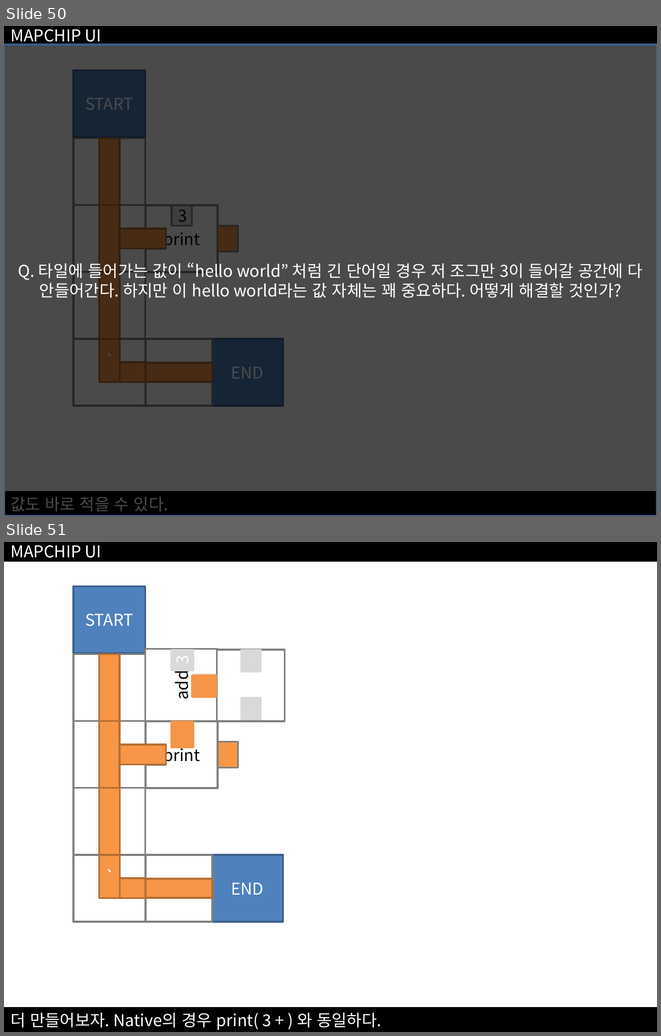
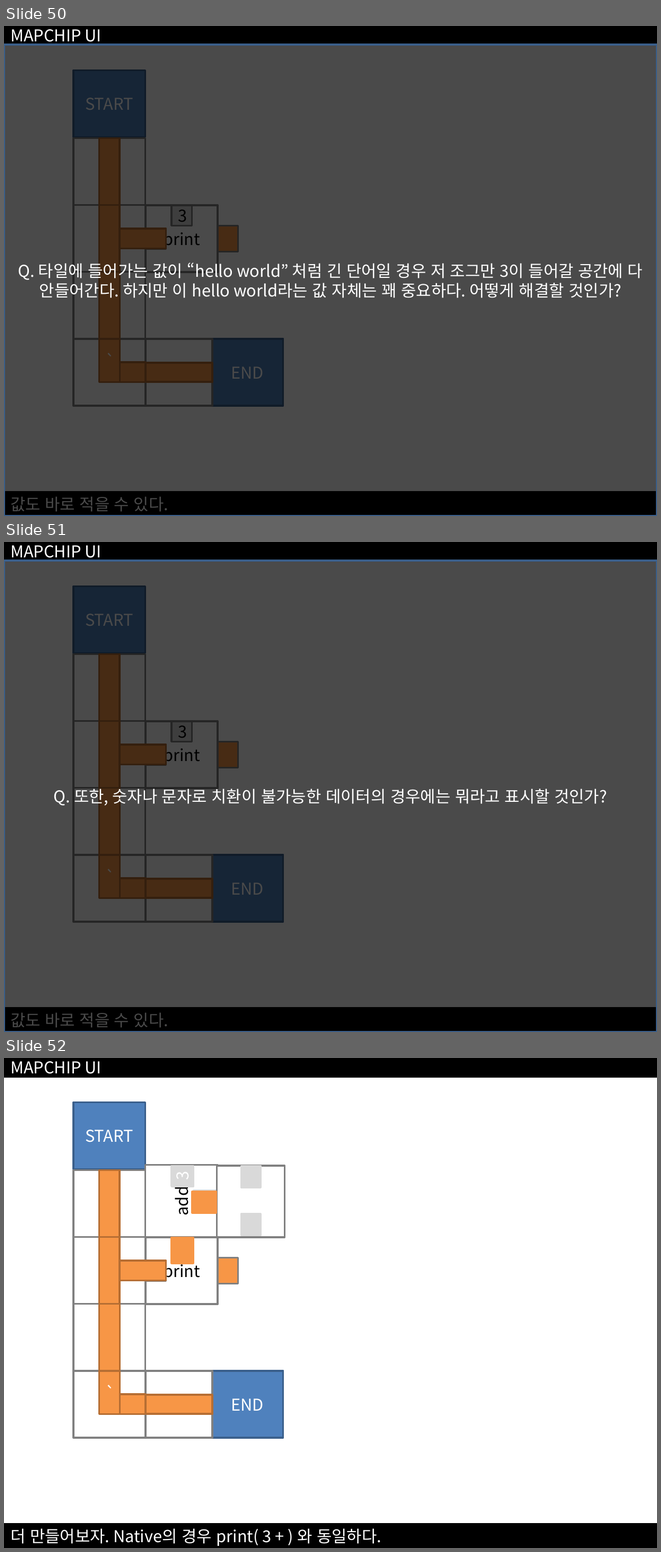
Before and after one commit to namulang/namu, a slide deck: Resources/Documents/UX Design/MAPCHIP UI Ideation.pptx. Shown one above the other, each under a label of ours: slides 50 and 51 before the commit, slides 50, 51 and 52 after it. The pictures are 661x1036 and 661x1552 pixels, drawn with LibreOffice and Linux fonts; fonts in the diff are those of the drawing. Boxes give left, top, right and bottom in pixels: in the first picture for what was removed or moved away, otherwise in the second. Text is boxed around its words. In the diff, an @@ line names an element or a change of style, - is before the commit and + after.

Commit message:
+ Answer some features to mapchip ideation

```diff
--- a/Resources/Documents/UX Design/MAPCHIP UI Ideation.pptx
+++ b/Resources/Documents/UX Design/MAPCHIP UI Ideation.pptx
@@ slide 51 added at (4, 542, 657, 1032), background #FFFFFF @@
@@ rectangle added at (4, 542, 657, 561), fill #000000, outline #000000 2 pt, 18 pt, text #FFFFFF @@
+MAPCHIP UI
@@ rectangle added at (4, 561, 657, 1032), fill #000000 at 71% opacity, outline #3A5F8C 2 pt, 18 pt, text #FFFFFF @@
+Q. 또한, 숫자나 문자로 치환이 불가능한 데이터의 경우에는 뭐라고 표시할 것인가?
@@ rectangle added at (73, 587, 145, 653), fill #4F81BD, outline #3A5F8C 2 pt, 18 pt, text #FFFFFF @@
+START
@@ rectangle added at (73, 654, 145, 721), fill #FFFFFF, outline #808080 2 pt @@
@@ rectangle added at (99, 654, 120, 721), fill #F79646, outline #B76F34 2 pt @@
@@ rectangle added at (73, 721, 145, 787), fill #FFFFFF, outline #808080 2 pt @@
@@ rectangle added at (99, 721, 120, 787), fill #F79646, outline #B76F34 2 pt @@
@@ rectangle added at (146, 721, 218, 787), fill #FFFFFF, outline #808080 2 pt, 18 pt, text #000000 @@
+print
@@ rectangle added at (171, 722, 192, 742), fill #D9D9D9, outline #808080 2 pt, 18 pt, text #000000 @@
+3
@@ rectangle added at (120, 744, 166, 765), fill #F79646, outline #B76F34 2 pt @@
@@ rectangle added at (146, 744, 166, 765), fill #D9D9D9, outline #808080 2 pt @@
@@ rectangle added at (218, 742, 238, 767), fill #F79646, outline #808080 2 pt @@
@@ rectangle added at (73, 787, 145, 854), fill #FFFFFF, outline #808080 2 pt @@
@@ rectangle added at (99, 787, 120, 854), fill #F79646, outline #B76F34 2 pt @@
@@ rectangle added at (73, 855, 145, 921), fill #FFFFFF, outline #808080 2 pt @@
@@ rectangle added at (99, 855, 120, 898), fill #F79646, outline #B76F34 2 pt, 18 pt, text #FFFFFF @@
+`
@@ rectangle added at (146, 855, 212, 921), fill #FFFFFF, outline #808080 2 pt @@
@@ rectangle added at (211, 855, 283, 921), fill #4F81BD, outline #3A5F8C 2 pt, 18 pt, text #FFFFFF @@
+END
@@ rectangle added at (120, 878, 145, 899), fill #F79646, outline #B76F34 2 pt @@
@@ rectangle added at (146, 879, 212, 898), fill #F79646, outline #B76F34 2 pt @@
@@ rectangle added at (4, 1008, 657, 1032), fill #000000, outline #000000 2 pt, 18 pt, text #FFFFFF @@
+값도 바로 적을 수 있다.
@@ what was slide 51 is now slide 52 @@
```
Also in this commit, not shown: 9 other slides added.
